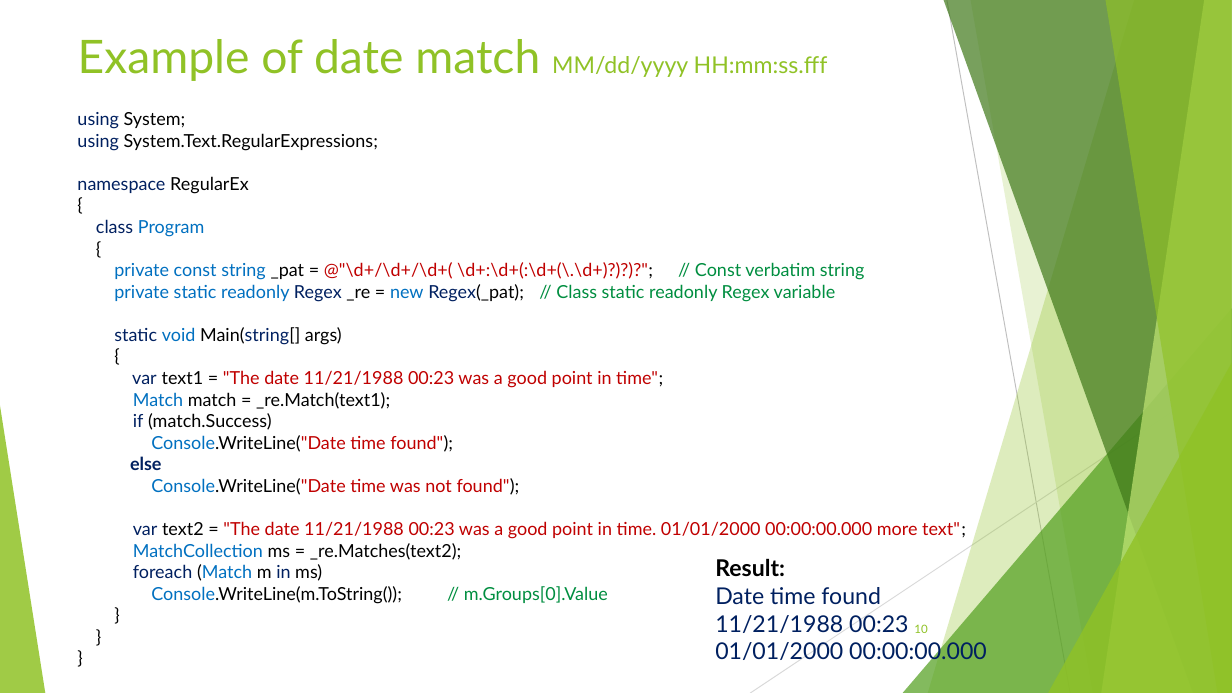
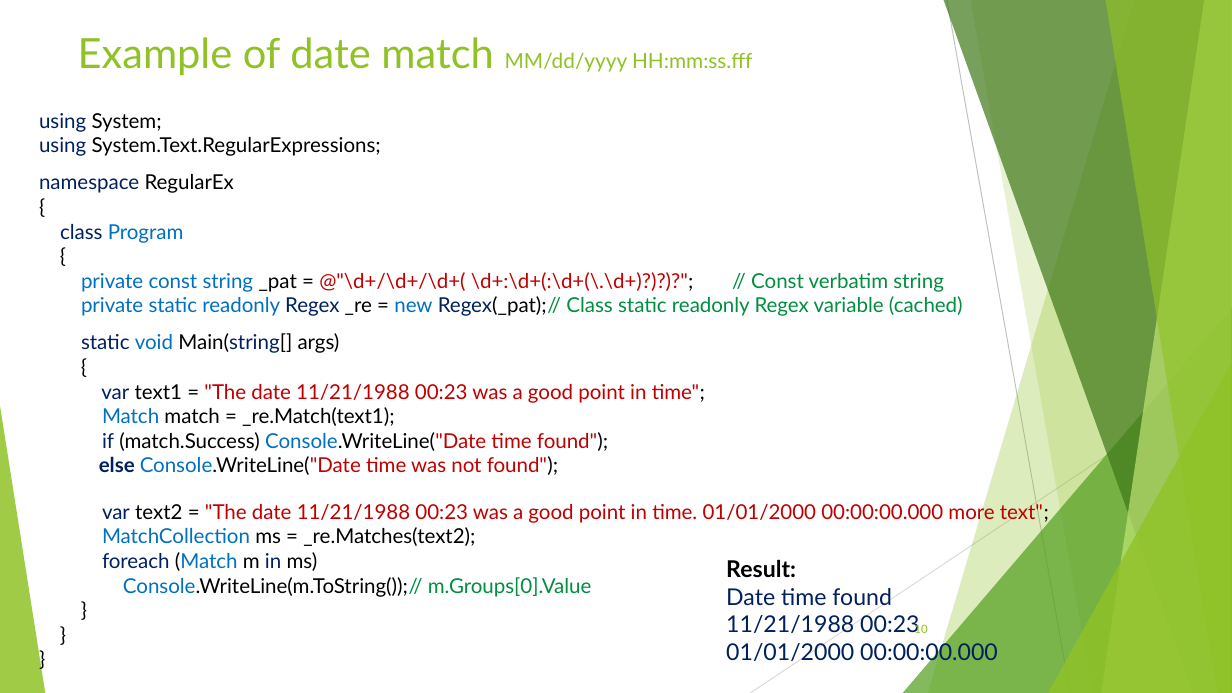
Before and after one commit to avifarah/RegularExpressionsTalk, a slide deck: slide 10 of Regular expression.pptx. Drawn at 1232x693 pixels with LibreOffice and Linux fonts; fonts in the diff are those of the drawing. Boxes give left, top, right and bottom in pixels: in the first picture for what was removed or moved away, otherwise in the second. Text is boxed around its words. In the diff, an @@ line names an element or a change of style, - is before the commit and + after.

```diff
--- a/Regular expression.pptx
+++ b/Regular expression.pptx
@@ title "Example of date match MM/dd/yyyy ..." at [78, 37, 752, 75]: size 36 to 32.4 pt in "Example of date match"; size 18 to 16.2 pt in "MM/dd/yyyy HH:mm:ss.fff" @@
@@ text "using System;": place and size @@
-text "using System;" at [77, 112, 966, 604]
+text "using System;" at [39, 113, 1049, 597]
@@ text at [39, 113, 1049, 597]: size 14 to 16 pt in "using System;", "using System.Text.RegularExpressions;", "namespace RegularEx", "{ class Program" and 13 more places @@
@@ text at [81, 296, 963, 316]: text changed; size 14 to 16 pt @@
-private static readonly Regex _re = new Regex(_pat); // Class static readonly Regex variable
+private static readonly Regex _re = new Regex(_pat); // Class static readonly Regex variable (cached)
@@ text at [99, 432, 608, 475]: text changed; size 14 to 16 pt @@
-if (match.Success)
-Console.WriteLine("Date time found");
-else
-Console.WriteLine("Date time was not found");
+if (match.Success) Console.WriteLine("Date time found");
+else Console.WriteLine("Date time was not found");
@@ text "Result:": place and size @@
-text "Result:" at [715, 558, 987, 665]
+text "Result:" at [726, 559, 998, 666]
```
Also in this commit, not shown: 15 other slides changed, 1 slide added, 9 other files.
